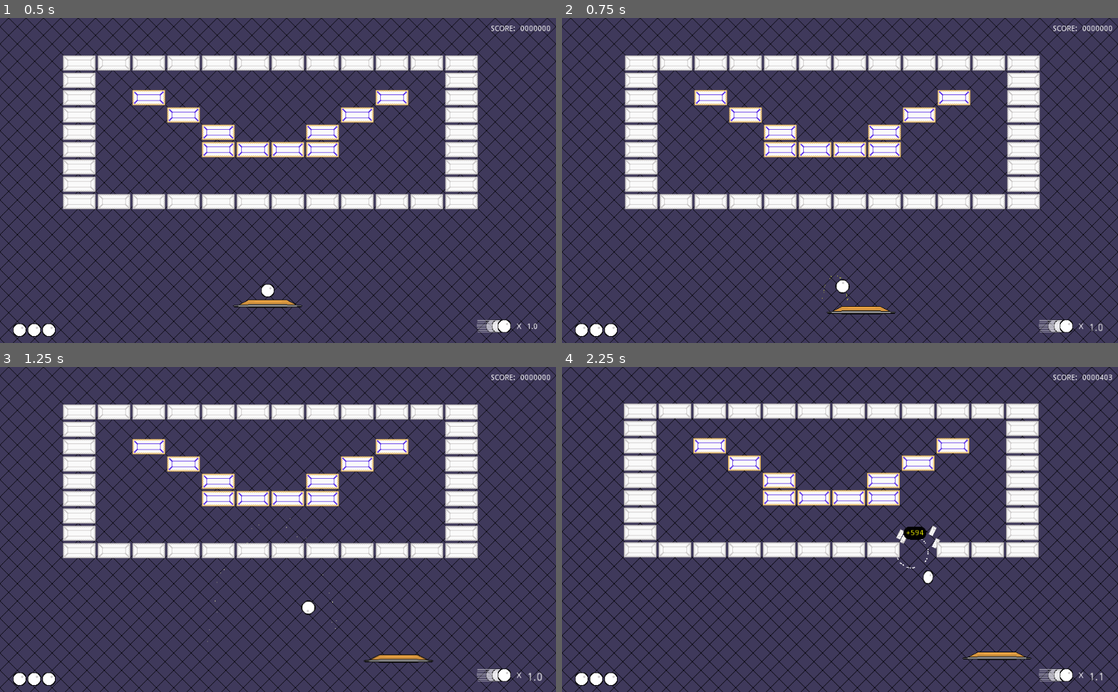
Above: before the commit, frames 1-4 (two rows, left to right).
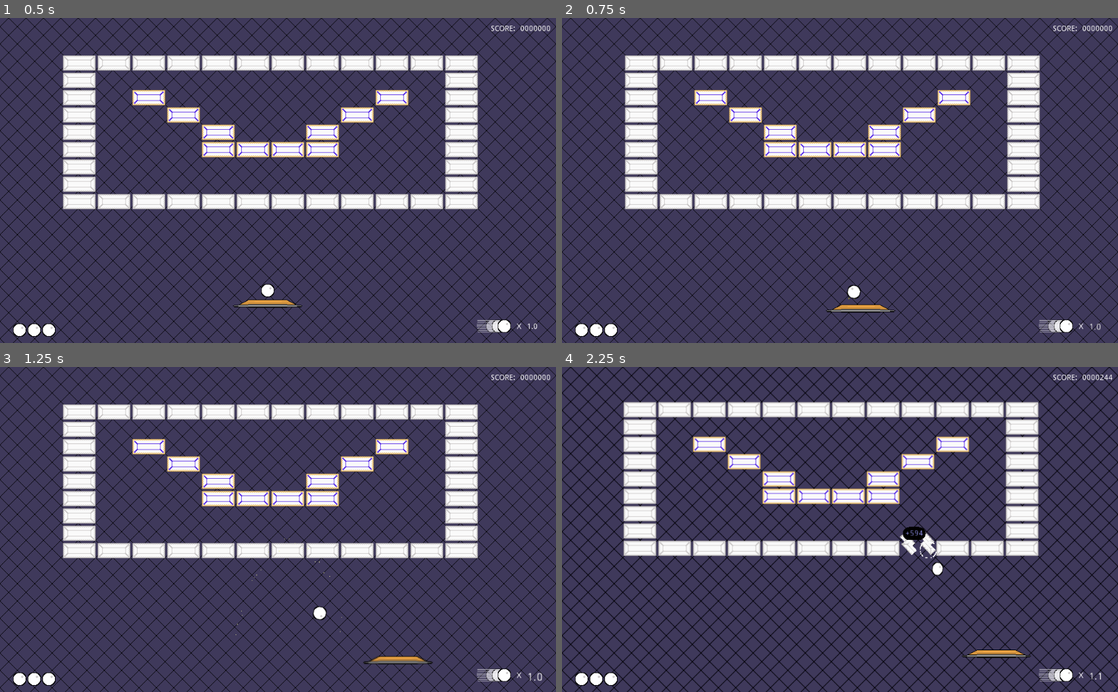
Above: after the commit, the same moments.

Repository: Anatolij-Grigorjev/Breakout4Godot
Game: Godot game, scene res://BreakoutGame.tscn
Two runs of this game, one before a commit and one after it. Both use one fixed random seed, a clock stepped at 60 frames per second and the inputs below.
Inputs (mouse positions are in pixels of both pictures, inside the frame that each line leads up to):
- Up to frame 1 (0.5 s): no input
- Up to frame 2 (0.75 s): tap Enter (ui_accept) at 0.5 s; move the mouse to (962, 164) at 0.52 s; hold Right (ui_right) from 0.53 s (still down); tap Space (paddle_launch_ball, bound only after the commit) at 0.6 s; click (962, 164) at 0.67 s
- Up to frame 3 (1.25 s): keep holding Right (ui_right); tap Enter (ui_accept) at 0.77, 0.8, 1.07 s
- Up to frame 4 (2.25 s): release Right (ui_right) at 1.25 s; drag from (728, 545) to (812, 594) at 1.27 s; move the mouse to (895, 458) at 2.02 s; hold Right (ui_right) from 2.03 s (still down); tap Space (paddle_launch_ball, bound only after the commit) at 2.1 s

Frame 1 is identical in both runs. In frame 2, 0.5% of the frame differs, in the area x 46-98%, y 79-97%; in frame 3, 0.5%; in frame 4, 9.0%, in the area x 11-99%, y 2-97%.

Commit message:
make paddle controls localized in proejct

Diff:
--- a/game/paddle/Paddle.gd
+++ b/game/paddle/Paddle.gd
@@ -52,13 +52,13 @@
 
 	var direction = Vector2(0, 0)
 
-	if input_enabled and Input.is_action_pressed("ui_left"):
+	if input_enabled and Input.is_action_pressed("paddle_left"):
 		direction.x = -1
-	if input_enabled and Input.is_action_pressed("ui_right"):
+	if input_enabled and Input.is_action_pressed("paddle_right"):
 		direction.x = 1
-	if input_enabled and Input.is_action_just_released("ui_accept") and ball_attached:
+	if input_enabled and Input.is_action_just_released("paddle_launch_ball") and ball_attached:
 		_launch_ball()
-	if input_enabled and Input.is_action_pressed("ui_up"):
+	if input_enabled and Input.is_action_pressed("paddle_ball_speedup"):
 		_ensure_sppedup_cooldown_active()
 	else:
 		_stop_speedup_cooldown()
--- a/game/project.godot
+++ b/game/project.godot
@@ -81,6 +81,26 @@
 "events": [ Object(InputEventKey,"resource_local_to_scene":false,"resource_name":"","device":0,"alt":false,"shift":false,"control":false,"meta":false,"command":false,"pressed":false,"scancode":66,"physical_scancode":0,"unicode":0,"echo":false,"script":null)
  ]
 }
+paddle_left={
+"deadzone": 0.5,
+"events": [ Object(InputEventKey,"resource_local_to_scene":false,"resource_name":"","device":0,"alt":false,"shift":false,"control":false,"meta":false,"command":false,"pressed":false,"scancode":16777231,"physical_scancode":0,"unicode":0,"echo":false,"script":null)
+ ]
+}
+paddle_right={
+"deadzone": 0.5,
+"events": [ Object(InputEventKey,"resource_local_to_scene":false,"resource_name":"","device":0,"alt":false,"shift":false,"control":false,"meta":false,"command":false,"pressed":false,"scancode":16777233,"physical_scancode":0,"unicode":0,"echo":false,"script":null)
+ ]
+}
+paddle_ball_speedup={
+"deadzone": 0.5,
+"events": [ Object(InputEventKey,"resource_local_to_scene":false,"resource_name":"","device":0,"alt":false,"shift":false,"control":false,"meta":false,"command":false,"pressed":false,"scancode":16777232,"physical_scancode":0,"unicode":0,"echo":false,"script":null)
+ ]
+}
+paddle_launch_ball={
+"deadzone": 0.5,
+"events": [ Object(InputEventKey,"resource_local_to_scene":false,"resource_name":"","device":0,"alt":false,"shift":false,"control":false,"meta":false,"command":false,"pressed":false,"scancode":32,"physical_scancode":0,"unicode":0,"echo":false,"script":null)
+ ]
+}
 
 [physics]
 
